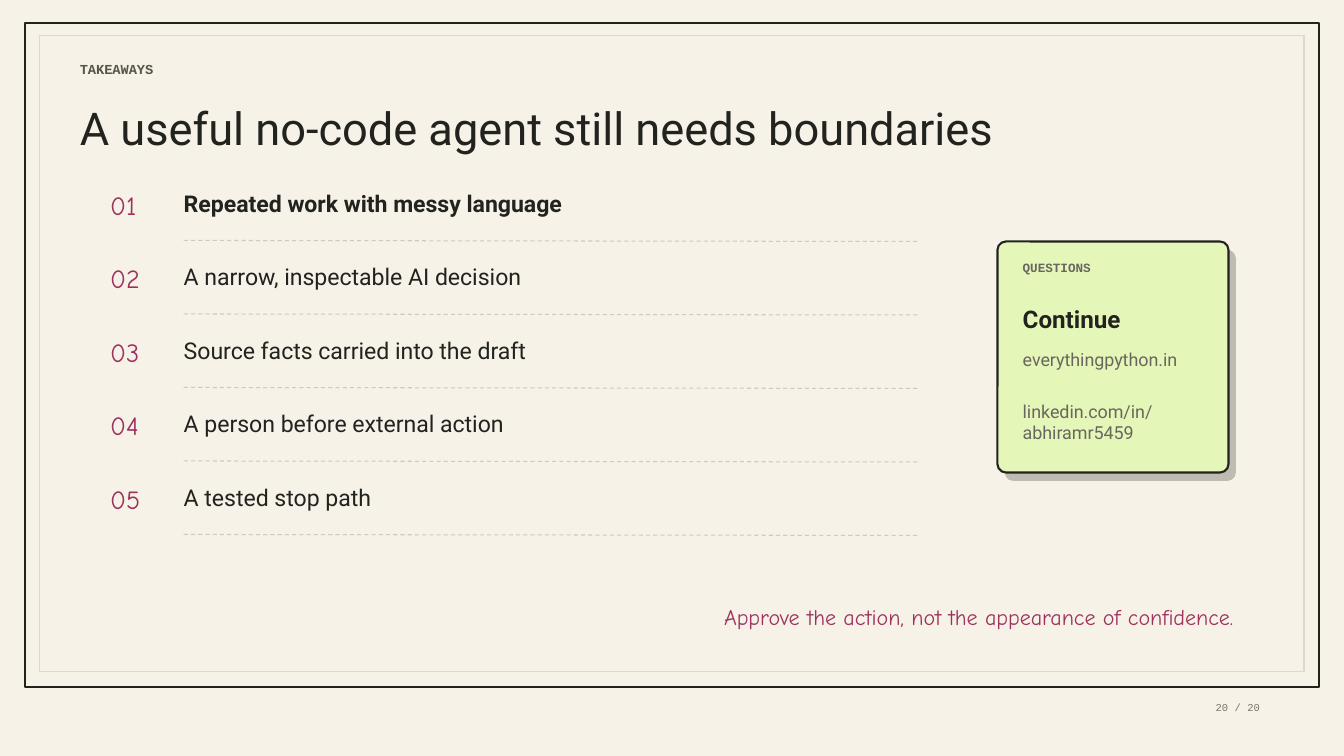
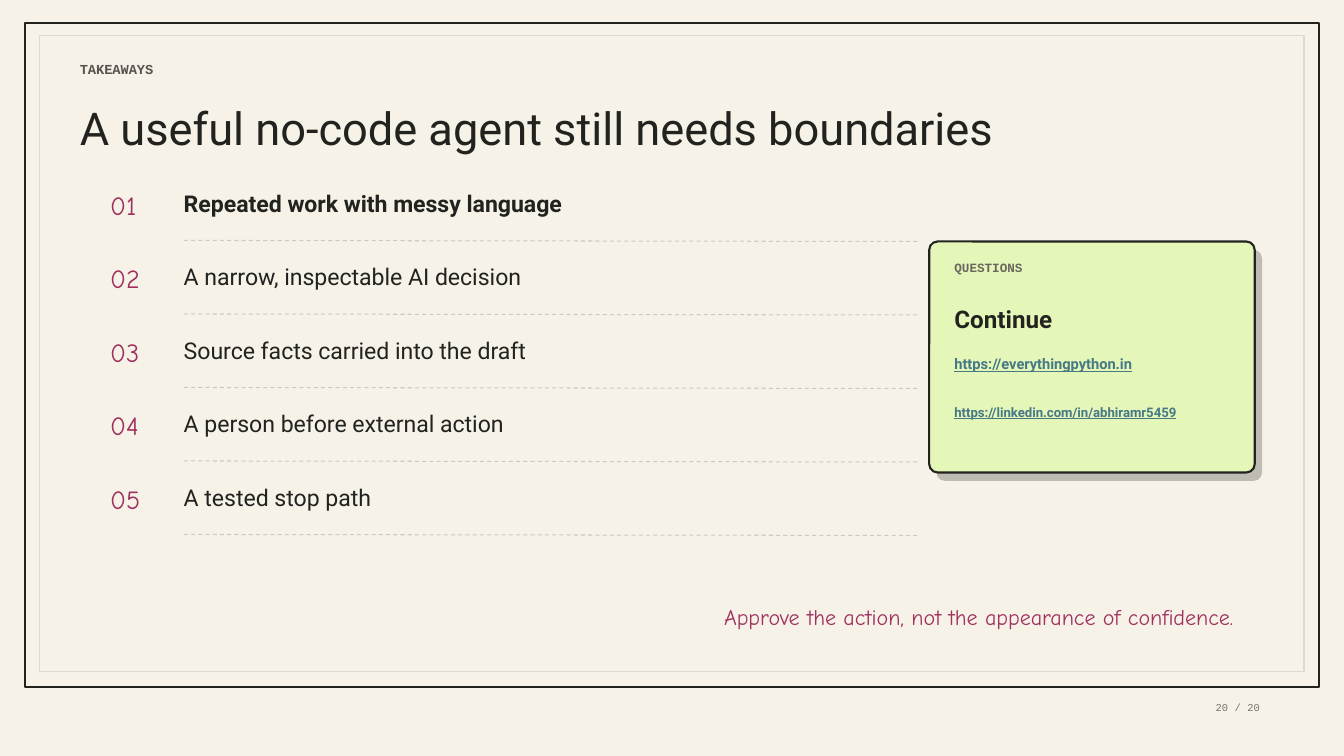
Before and after one commit to everythingpython/everythingpython.github.io, a slide deck: slide 20 of static/iim-workshop-activepieces/supplier-risk-follow-up-activepieces-workshop.pptx. Drawn at 1344x756 pixels with LibreOffice and Linux fonts; fonts in the diff are those of the drawing. Boxes give left, top, right and bottom in pixels: in the first picture for what was removed or moved away, otherwise in the second. Text is boxed around its words. In the diff, an @@ line names an element or a change of style, - is before the commit and + after.

```diff
--- a/static/iim-workshop-activepieces/supplier-risk-follow-up-activepieces-workshop.pptx
+++ b/static/iim-workshop-activepieces/supplier-risk-follow-up-activepieces-workshop.pptx
@@ rounded rectangle: place and size @@
-rounded rectangle at [998,242,1229,473]
+rounded rectangle at [930,242,1255,473]
@@ rounded rectangle: place and size @@
-rounded rectangle at [1005,250,1236,481]
+rounded rectangle at [937,250,1262,481]
@@ text "QUESTIONS": place and size @@
-text "QUESTIONS" at [1023,263,1091,275]
+text "QUESTIONS" at [954,263,1022,275]
@@ text "Continue": place and size @@
-text "Continue" at [1023,310,1121,329]
+text "Continue" at [954,310,1052,329]
@@ text at [954,358,1132,372]: text changed; size 12.8 to 10.5 pt; text colour #68675F to #467886; bold on @@
-everythingpython.in
-linkedin.com/in/
-abhiramr5459
+https://everythingpython.in
@@ text added at [954,407,1176,420], 9.4 pt, text #467886, bold, underline @@
+https://linkedin.com/in/abhiramr5459
```
Also in this commit, not shown: 2 other files.
